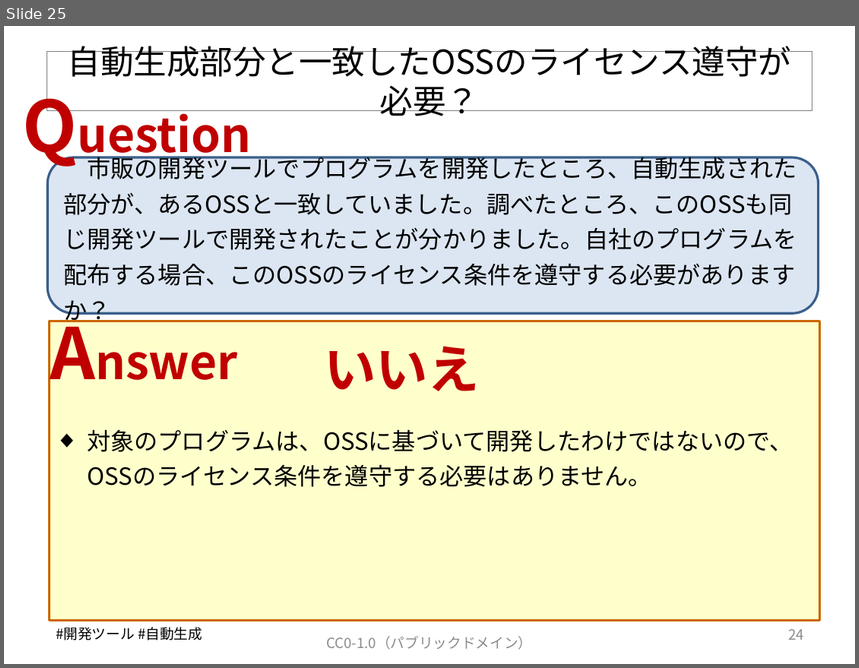
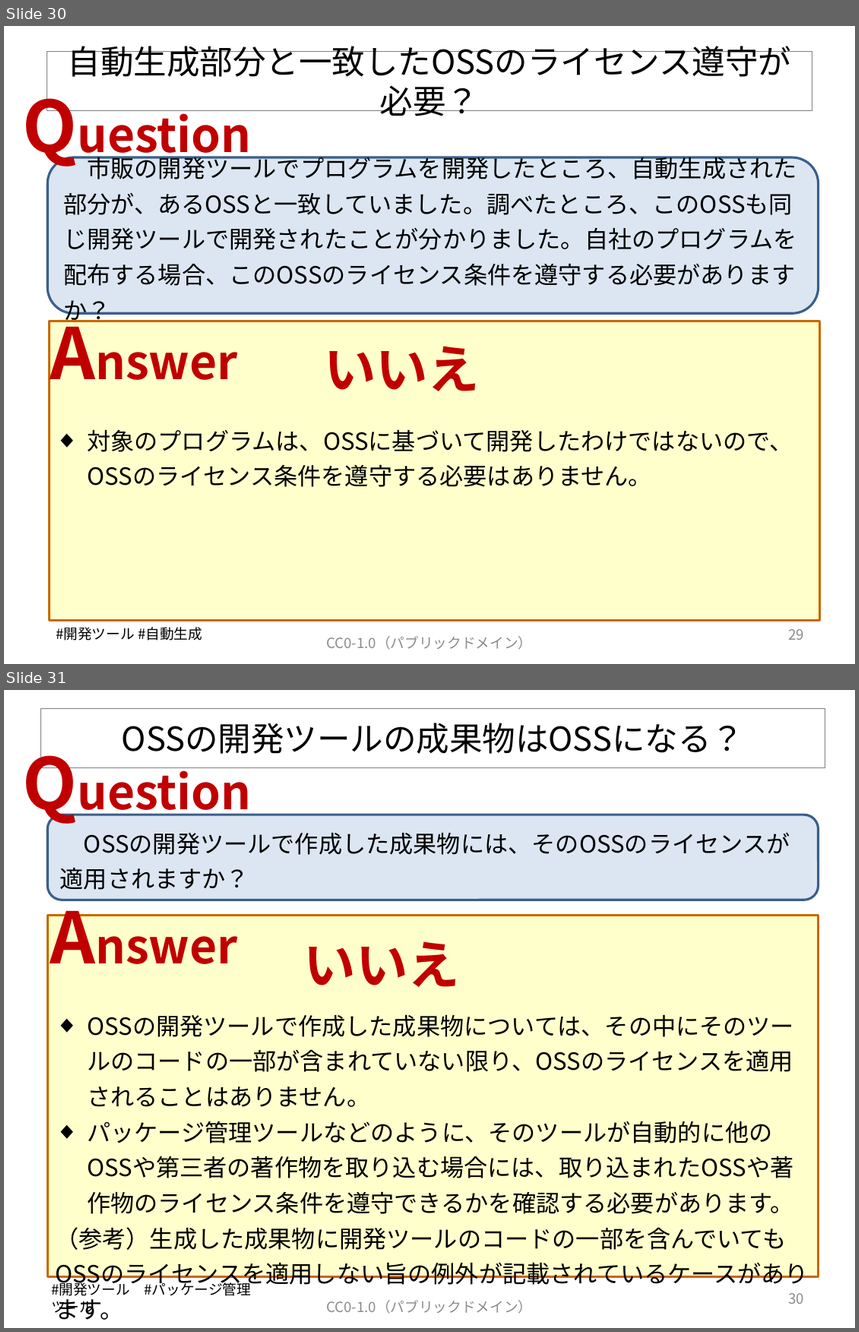
Before and after one commit to OpenChain-Project/OpenChain-JWG, a slide deck: Education_Material/FAQ/OSSライセンス関連でよくある誤解_CC0.pptx. Shown one above the other, each under a label of ours: slide 25 before the commit, slides 30 and 31 after it. The pictures are 859x668 and 859x1332 pixels, drawn with LibreOffice and Linux fonts; fonts in the diff are those of the drawing. Boxes give left, top, right and bottom in pixels: in the first picture for what was removed or moved away, otherwise in the second. Text is boxed around its words. In the diff, an @@ line names an element or a change of style, - is before the commit and + after.

Commit message:
V6を公開します。

```diff
--- a/Education_Material/FAQ/OSSライセンス関連でよくある誤解_CC0.pptx
+++ b/Education_Material/FAQ/OSSライセンス関連でよくある誤解_CC0.pptx
@@ slide 31 added at (4,690,855,1328), background #FFFFFF @@
@@ title added at (40,709,825,768), outline #808080 0.75 pt, 28 pt, text #000000 @@
+OSSの開発ツールの成果物はOSSになる？
@@ text added at (14,734,275,829), 40 pt, text #C00000, bold @@
+Question
@@ rounded rectangle added at (47,815,819,901), fill #DCE6F2, outline #3A5F8C 2 pt, 20 pt, text #000000 @@
+OSSの開発ツールで作成した成果物には、そのOSSのライセンスが適用されますか？
@@ text added at (41,888,265,983), 40 pt, text #C00000, bold @@
+Answer
@@ rectangle added at (47,915,819,1277), fill #FFFFCC, outline #CC6600 2 pt @@
@@ text added at (304,942,460,987), 44 pt, text #C00000, bold @@
+いいえ
@@ text added at (55,1015,794,1250), 20 pt, text #000000 @@
+◆ OSSの開発ツールで作成した成果物については、その中にそのツールのコードの一部が含まれていない限り、OSSのライセンスを適用されることはありません。
+◆ パッケージ管理ツールなどのように、そのツールが自動的に他のOSSや第三者の著作物を取り込む場合には、取り込まれたOSSや著作物のライセンス条件を遵守できるかを確認する必要があります。
+（参考）生成した成果物に開発ツールのコードの一部を含んでいてもOSSのライセンスを適用しない旨の例外が記載されているケースがあります。
@@ text added at (51,1281,252,1317), 12 pt, text #000000 @@
+#開発ツール #パッケージ管理ツール
@@ text added at (326,1300,532,1314), 12 pt, text #8C8C8C @@
+CC0-1.0（パブリックドメイン）
@@ page number added at (788,1293,804,1304), 12 pt, text #8C8C8C @@
+30
@@ what was slide 25 is now slide 30 @@
@@ page number at (788,629,804,640): text changed @@
-24
+29
```
Also in this commit, not shown: 5 slides changed, 10 other slides added.
